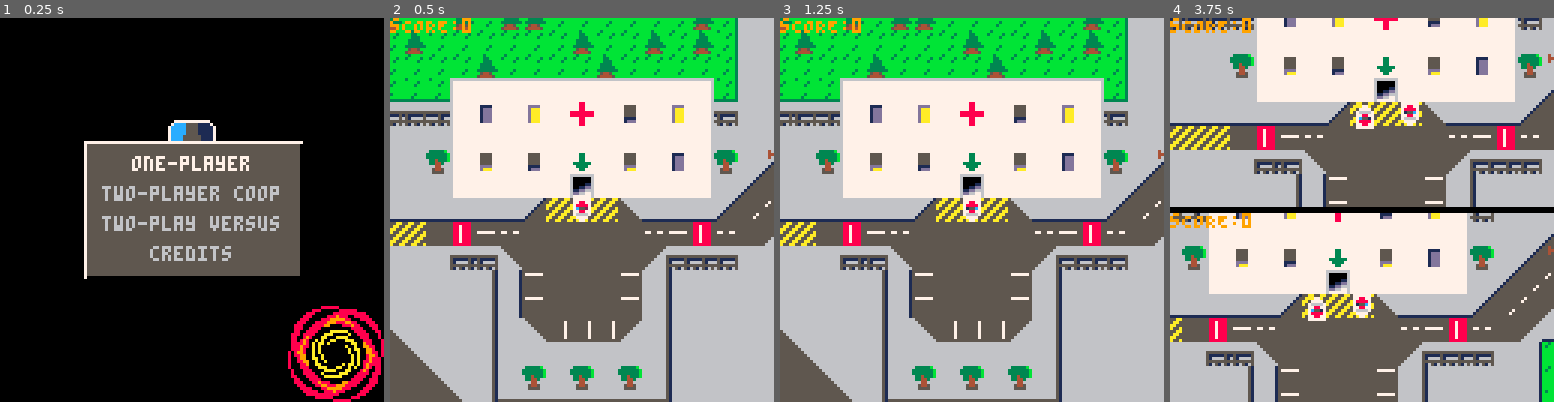
Above: before the commit, frames 1-4 (left to right).
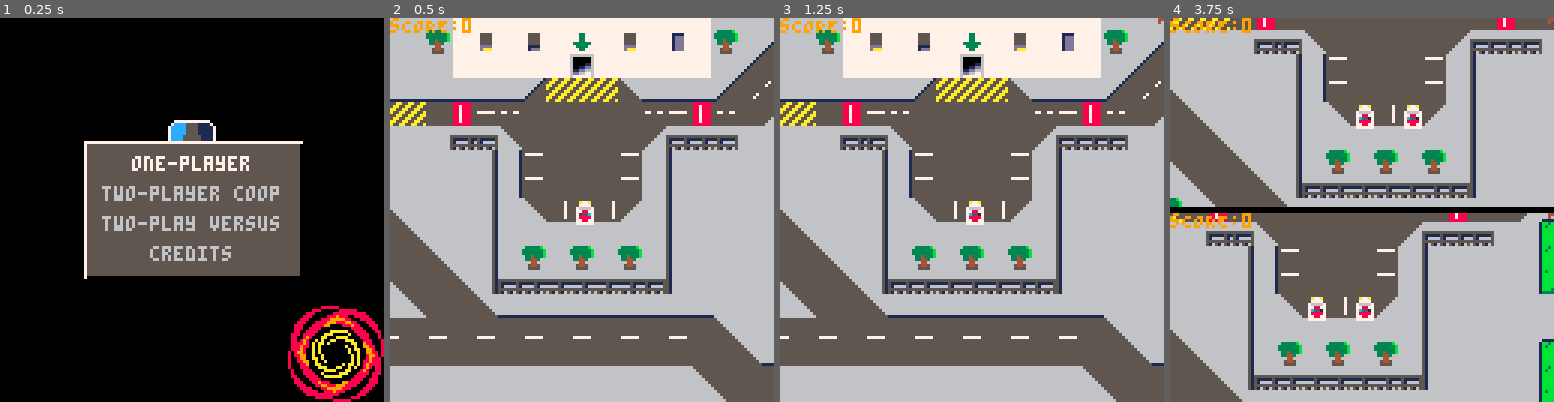
Above: after the commit, the same moments.

Repository: GraulierBrice/ludum-dare-46
Game: PICO-8 cartridge keep-it-alive.p8
Two runs of this game, one before a commit and one after it. Both use one fixed random seed, a clock stepped at 60 frames per second and the inputs below.
Inputs:
- Up to frame 1 (0.25 s): no input
- Up to frame 2 (0.5 s): tap X (X key) at 0.33 s
- Up to frame 3 (1.25 s): tap O (Z key) at 0.7 s; tap X (X key) at 1.07 s
- Up to frame 4 (3.75 s): hold Right 1.6-2.1 s; tap O (Z key) every 0.4 s from 1.7 to 3.7 s; tap X (X key) at 1.85, 2.97 s; hold Up 2.15-2.42 s; hold Right 2.47-3.03 s; hold Left 3.08-3.58 s; hold Down from 3.63 s (still down)

Frame 1 is identical in both runs. In frame 2, 72% of the frame differs, in the area x 0-100%, y 0-100%; in frame 3, 72%; in frame 4, 65%.

Commit message:
add random patient spawning

Diff:
--- a/keep-it-alive.p8
+++ b/keep-it-alive.p8
@@ -39,12 +39,36 @@
 		},
 		{
 			spawns={
-				{{pos=vec_add(vec_mul(vector(93,16), vector(8,8)), vector(4,4)), rot=0.5}},
-				{{pos=vec_add(vec_mul(vector(92,16), vector(8,8)), vector(4,4)), rot=0},
-				{pos=vec_add(vec_mul(vector(94,16), vector(8,8)), vector(4,4)), rot=0.5}}},
+				{{pos=vec_add(vec_mul(vector(93,21), vector(8,8)), vector(4,4)), rot=0}},
+				{{pos=vec_add(vec_mul(vector(92,21), vector(8,8)), vector(4,4)), rot=0},
+				{pos=vec_add(vec_mul(vector(94,21), vector(8,8)), vector(4,4)), rot=0}}},
+			patients_spawns={
+				vec_mul(vector(78,27), vector(8,8)),
+				vec_mul(vector(72,6), vector(8,8)),
+				vec_mul(vector(90,3), vector(8,8)),
+				vec_mul(vector(94,3), vector(8,8)),
+				vec_mul(vector(97,3), vector(8,8)),
+				vec_mul(vector(122,8), vector(8,8)),
+				vec_mul(vector(123,20), vector(8,8))
+			},
+			delay_between_patients=5,
+			patients_spawn_rates={
+				{10, 0.2},
+				{14, 0.2},
+				{11, 0.2},
+				{8, 0.125},
+				{1, 0.125},
+				{4, 0.05},
+				{-1, 0.10},
+			},
+			morphines={
+				vec_mul(vector(91,6), vector(8,8)),
+				vec_mul(vector(69,20), vector(8,8)),
+				vec_mul(vector(117,26), vector(8,8))
+			},
 			corners={upper_left=vector(6,0), bottom_right=vector(39,21)}
 
-		},
+		}
 	}
 
 	cam=vector(0,0)
@@ -85,6 +109,7 @@
 dropzones={}
 gum={}
 morphines={}
+time_to_spawn_patient=0
 function game_start(nb_players, map, mode)
 	--music(0)
 	game.play=true
@@ -100,16 +125,8 @@
 		cars[i].score = 0
 	end
 	if (mode==2) cars[2].score=nil
-	default_patient(109*8,14*8,12)
-	default_patient(110*8,14*8,10)
-	default_patient(111*8,14*8,14)
-	default_patient(112*8,14*8,8)
-	default_patient(113*8,14*8,11)
-	default_patient(114*8,14*8,1)
-	default_patient(115*8,14*8,4)
-	--default_patient(27*8,84)
-	morphine(115*8,16*8)
-
+
+	time_to_spawn_patient=0
 
 	--add(patients, collider(21*8,10,0,8,8,true))
 	add(dropzones, collider(93*8+4,16*8+4,0,8,24,true, dropzone_hit))
@@ -129,6 +146,12 @@
 	for morphine in all(morphines)do
 		update_morphine(morphine)
 	end
+	if (time_to_spawn_patient <= 0) then
+		spawn_patient()
+	else
+		time_to_spawn_patient -= phy.dt
+	end
+
 	physics_update()
 end
 
@@ -144,6 +167,37 @@
 		local left = vec_add(cam, vector(0, 63))
 		local right = vec_add(cam, vector(128, 64))
 		rectfill(left.x, left.y, right.x, right.y, 0)
+	end
+end
+
+function spawn_patient()
+	local r = rnd()
+	local s = 0
+
+	for rate in all(maps[game.map_id].patients_spawn_rates) do
+		s+=rate[2]
+		if (r < s) then
+			local spwn = nil
+			for i in all(randomPermutation(#maps[game.map_id].patients_spawns)) do
+				local m = maps[game.map_id].patients_spawns[i]
+				local free = true
+				for col in all(colliders) do
+					if (col.pos.x==m.x and col.pos.y==m.y) then
+						free = false
+						break
+					end
+				end
+				if (free) then
+					spwn = m
+					break
+				end
+			end
+			if (spwn != nil) then
+				time_to_spawn_patient = maps[game.map_id].delay_between_patients
+				default_patient(spwn.x, spwn.y, rate[1])
+				break
+			end
+		end
 	end
 end
 
@@ -516,7 +570,9 @@
 	for i=1, #colliders do
 		local col = colliders[i]
 		if (col != rb) then
-			data=rb_col_response(rb, col, data)
+			if (abs(col.pos.x-rb.pos.x)<16 and abs(col.pos.y-rb.pos.y)<16) then
+				data=rb_col_response(rb, col, data)
+			end
 		end
 	end
 
@@ -604,14 +660,15 @@
 	local q=tr_point(c, p)
 	local n
 	local angle = atan2(q.x, q.y)
-		if (angle<0.125)  then n = col_left(c)
-	elseif (angle==0.125) then n = vec_add(col_left(c), col_up(c))
-	elseif (angle<0.375)  then n = col_up(c)
-	elseif (angle==0.375) then n = vec_add(col_right(c), col_up(c))
-	elseif (angle<0.625)  then n = col_right(c)
-	elseif (angle==0.625) then n = vec_add(col_right(c), col_down(c))
-	elseif (angle<0.875)  then n = col_down(c)
-	elseif (angle==0.875) then n = vec_add(col_left(c), col_down(c))
+	local threshold = 0.125--atan2(c.w/2, c.h/2)
+		if (angle<threshold)  then n = col_left(c)
+	elseif (angle==threshold) then n = vec_add(col_left(c), col_up(c))
+	elseif (angle<threshold*3)  then n = col_up(c)
+	elseif (angle==threshold*3) then n = vec_add(col_right(c), col_up(c))
+	elseif (angle<threshold*5)  then n = col_right(c)
+	elseif (angle==threshold*5) then n = vec_add(col_right(c), col_down(c))
+	elseif (angle<threshold*7)  then n = col_down(c)
+	elseif (angle==threshold*7) then n = vec_add(col_left(c), col_down(c))
 	else                       n = col_left(c)
 	end
 	return vec_norm(n)
@@ -794,6 +851,21 @@
 		if (val==object) return true
 	end
 	return false
+end
+
+function randomPermutation(n)
+	local availables = {}
+	local permutation = {}
+	for i=1,n do
+		add(availables, i)
+	end
+	for i=1, n do
+		local j=(rnd()*1000)%#availables
+		local v=availables[j+1]
+		del(availables, v)
+		add(permutation, v)
+	end
+	return permutation
 end
 
 function colour_to_score(c)
@@ -903,12 +975,12 @@
 ff1dddff6effffffffffffffffffffe6ff1dddffffdaaaff68ffffffffffff86516516516666666665165165ddd1d1dd5dd5d151cccdcdccc5cd5dc566651666
 ff1dddff6effffffffffffffffffffe6ffffffffffffffff8ffffffffffffff8555555555555555555555555dddddddd55555555555555555555555566651666
 55555555555555555555555555555555666666665555555555555555555555555555555551666666666666515555555555555555555555555555555555555555
-5ffffffffffffffffffffff555555555666666665575555555555555555555555555575551666666666666515755555557777775555555555555555555555555
-5ffffffffffffffffffffff555555555666666665755555555555555555555555555557551666666666666515755555555555555555555555555555555555555
-5ffffffffffffffffffffff555555555666666665555555555555555555555555555555551666666666666515755555555555555555555555777777555555555
-5ffffffffffffffffffffff555555555666666665555555555555555555555555555555551666666666666515755555555555555555555555555555557777775
-5ffffffffffffffffffffff555555555666666665555555555555575575555555555555551666666666666515755555555555555555555555555555555555555
-5ffffffffffffffffffffff555555555666666665555555555555755557555555555555551666666666666515755555555555555577777755555555555555555
+5ffffffffffffffffffffff555555555699966665575555555555555555555555555575551666666666666515755555557777775555555555555555555555555
+5ffffffffffffffffffffff555555555966999665755555555555555555555555555557551666666666666515755555555555555555555555555555555555555
+5ffffffffffffffffffffff555555555999669665555555555555555555555555555555551666666666666515755555555555555555555555777777555555555
+5ffffffffffffffffffffff555555555696699665555555555555555555555555555555551666666666666515755555555555555555555555555555557777775
+5ffffffffffffffffffffff555555555699969665555555555555575575555555555555551666666666666515755555555555555555555555555555555555555
+5ffffffffffffffffffffff555555555699996665555555555555755557555555555555551666666666666515755555555555555577777755555555555555555
 5ffffffffffffffffffffff555555555666666665555555555555555555555555555555551666666666666515555555555555555555555555555555555555555
 88888888766666660000000000000000000000000000000000000000000000000000000000000000000000000000000000000000000000000000000000000000
 ffffffff776666660000000000000000000000000000000000000000000000000000000000000000000000000000000000000000000000000000000000000000
@@ -935,7 +1007,7 @@
 00000000000000000000000000000000000000000000000000000000000000000000000000000000000000000000000008889800a0a000000000a0aa00998008
 00000000000000000000000000000000000000000000000000000000000000000000000000000000000000000000000080899800a0a000000000a00a00998808
 __gff__
-0000000000000000000000000000000001010100010101010000000400040101010101010101010101010101040404040101010101010101010101010101010101010101010101010001010000000000010100000000000000000000000000000000000000000000000000000000000000000000000000000000000000000000
+0000000000000000000000000000000001010100010101010000000400040101010101010101010101010101040404040101010101010101010101010101010101010101010000000001010000000000010100000000000000000000000000000000000000000000000000000000000000000000000000000000000000000000
 0102020000000000000000000000000001090100000000000000000000000000010104000000000000000000000000000000000000000000000000000000000000000000000000000000000000000000000000000000000000000000000000000000000000000000000000000000000000000000000000000000000000000000
 __map__
 000000000000000000000000000000000000000000000000000000000000000000000000000000000000000000000000000000000000000000000000000000002b0f0f220f0f0f0f0f0f0f0f0f0f0f0f1e28292929292a1e0f36370f0f36370f0f36370f0f0f0f0f0f0f0f0f0f0e3b2b2b2b0f0f0f0f0f0f0f0f0f0f0f0f0f0f
@@ -951,11 +1023,11 @@
 000000000000000000000000000000000000000000000000000000000000000000000000000000000000000000000000000000000000000000000000000000002b0e1f2d0f0f0f0f0f1c1c0f0f1b0f0f1b0e2c2c1f2c2c2c2c1f2c2c2c2c1f2c2c2c2c2d0f0f0f0f0f0e084b0f0e3b2b2b2b1e0e1c1c0e2c2c2c2c2d0f1c1c0f
 000000000000000000000000000000000000000000000000000000000000000000000000000000000000000000000000000000000000000000000000000000002b0e2e2f0f0f0f0f0f1c1c090f0f0f0f0f0e2e2e2e2e2e2e24252525252525252525262f0f0f0f0f0f0e084b0f0e3c3d3d3e0f0c1c1c0e2c2c2c1f2d0f1c1c0f
 000000000000000000000000000000000000000000000000000000000000000000000000000000000000000000000000000000000000000000000000000000002b0f0d0d0f0f0f0f0f0a1c1c090f0f0f0f0f282a2a2a2a2921162217221022142217232a0f0f0f0d0d0c1c1c090d0d0d0d0d0c1c1c1c0e2c2c2c2c2d0f1c1c0f
-000000000000000000000000000000000000000000000000000000000000000000000000000000000000000000000000000000000000000000000000000000002b0e2c2d0f0f0f0f0f0f0a1c1c090f0f0f0f0f0f0f0f0f0f21222222222222222222230f0f0f0c1c4d1c1c1c43434d4d4d4d1c1c1c1c0e2c2c2c2c2d0f1c1c0f
-000000000000000000000000000000000000000000000000000000000000000000000000000000000000000000000000000000000000000000000000000000002b0e1f2d0f1b0f0f0f0f0f0a1c1c090f0f0f0f0f0f0f0f1e21152214221122152216231e0f0c46454c1c1c1c431c4c4c4c4c1c1c1c1c0e2c2c1f2c2d0f1c1c0f
+000000000000000000000000000000000000000000000000000000000000000000000000000000000000000000000000000000000000000000000000000000002b0e2c2d0f0f0f0f0f0f0a1c1c090f0f0f0f0f0f0f0f0f0f21222222222222222222230f0f0f0c1c4d1c1c1c1c1c4d4d4d4d1c1c1c1c0e2c2c2c2c2d0f1c1c0f
+000000000000000000000000000000000000000000000000000000000000000000000000000000000000000000000000000000000000000000000000000000002b0e1f2d0f1b0f0f0f0f0f0a1c1c090f0f0f0f0f0f0f0f1e21152214221122152216231e0f0c46454c1c1c1c1c1c4c4c4c4c1c1c1c1c0e2c2c1f2c2d0f1c1c0f
 000000000000000000000000000000000000000000000000000000000000000000000000000000000000000000000000000000000000000000000000000000003e0e2e2f0f0f0f0f0f0f0f0f0a1c1c090f0f0f0f0f0f0f0f21222222222022222222230f0c46450b0f0a1c1c0b0f0f0f0f0f0a1c1c1c0e2e2e2e2e2f0f1c1c0f
 000000000000000000000000000000000000000000000000000000000000000000000000000000000000000000000000000000000000000000000000000000000d0d0d0d0d0f0f0f0f0f0f0f0f0a1c1c090d0d0d0d0d0d0d0d0d0d0c131313090d0d0d0c46450b0f0f0e084b0f0f3839393a0f0a1c1c0f0f0f0f0f0f0c1c1c0f
-000000000000000000000000000000000000000000000000000000000000000000000000000000000000000000000000000000000000000000000000000000004d4d4d4d4d4d4d4d4d4d4d4d4d1c1c1c1c1c13131313131c1d4e181c1c1c1c1c184e1d181c0b0d0d0d0e084b0f0e3b3b3b3b0f0f431c0f0f0f0f0c1c1c1c1c09
+000000000000000000000000000000000000000000000000000000000000000000000000000000000000000000000000000000000000000000000000000000004d4d4d4d4d4d4d4d4d4d4d4d4d1c1c1c1c1c13131313131c1d4e181c1c1c1c1c184e1d181c0b0d0d0d0e084b0f0e3b3b3b3b0f0f1c1c0f0f0f0f0c1c1c1c1c09
 000000000000000000000000000000000000000000000000000000000000000000000000000000000000000000000000000000000000000000000000000000001c1c1c1c1c1c1c1c1c1c1c1c1c1c1c1c1c1c090f0f0f0f0f282a0a1c1c1c1c1c0b28292a0f0e2c2c2d0e084b0f0e3b2b2b2b1e0f084b0f0f0f0c1c1c1c1c1c1c
 000000000000002425252525252525252526000000000000000000000000000000000000000000000000000000000000000000000000000000000000000000004c4c4c4c4c4c4c4c4c4c4c4c4c1c1c1c1c1c1c090f0f0f0f0f4a0e4c1c1c1c4c0f490f0f0f0e2c1f2d0e084b0f0e3b2b2b2b0f0f084b0f0f0f1c1c0b0f0a1c1c
 000000000000002115221522102214221523000000000000000000000000000000000000000000000000000000000000000000000000000000000000000000003a0f0d0d0f0f0f0f0f0f0f0f0f0f0f0f0f0a1c1c090f0f0f0f4a0e4c1c1c1c4c0f490f0f0f0e2e2e2f0e084b0f0e3b2b2b2b0f0f084b0f0f0f1c1c0f1b0f1c1c
@@ -966,91 +1038,91 @@
 000000000000001d1818181818181818181d000000000000000000000000000000000000000000000000000000000000000000000000000000000000000000002b0e2d2d0f0f0f0f0f0f0d31343430330d3130331e0f0a1c1c090d0d0d0d0d0d0d0d0d0f0f0e2e2e2f0e084b0f0e3b2b2b2b0f0f0f0a1c1c4d4d4d4d4d4d4d4d
 000000000000002b2b2b2b2b2b2b2b2b2b2b000000000000000000000000000000000000000000000000000000000000000000000000000000000000000000002b0e1f2d0f1b0f0f0f0f0a1c1c1c1c1c1c1c1c1c1c4d1c4d1c4d1c4d1c4d1c4d1c4d1c090f0f0f0f0f0e084b0f0e3b2b2b2b0f0f0f0e1c1c1c1c1c1c1c1c1c1c
 000000000000000000000000000000000000000000000000000000000000000000000000000000000000000000000000000000000000000000000000000000002b0e2f2f0f0f0f0f0f0f0f0f0f0c1c0f0f0f0f0a1c1c1c1c1c1c1c1c1c1c1c1c1c1c1c1c090d0d0d0d0c1c1c0f0e3b2b2b2b1e0f0f0c1c1c4c4c4c4c4c4c4c4c
-000000000000000000000000000000000000000000000000000000000000000000000000000000000000000000000000000000000000000000000000000000002b0f0d0d0f0f0f0f0f0f0f1e0f4c1c0f1e0f0f0f0f0f0f0f0f0f0f0f0f0f0f0f0f0f0a1c1c1c1c4d1c4d1c1c0f0e3b2b2b2b0f0f0c46450b0f0f0f0f0f0f4444
-000000000000000000000000000000000000000000000000000000000000000000000000000000000000000000000000000000000000000000000000000000002b0e2c2d0f0f0f0f0f0f0f0f0f4c1c0f0f0f0f0f0f0f0f0f0f0f0f0f0f0f0f0f0f0f0f0a1c1c1c1c1c1c1c0b0f0e3c3d3d3e0d0c46450b0f0f0f0f0f0f0f4444
-000000000000000000000000000000000000000000000000000000000000000000000000000000000000000000000000000000000000000000000000000000002b0e1f2d0f1b0f0f0f0f0f1e0f4c1c0f1e0f0f0f0f0f0f0f0f0f0f0f0f0f0f0f0f0f0f0f0f0f0f0f0f0f0f0f0f0c1c1c1c1c1c46450b44444444444444444444
-000000000000000000000000000000000000000000000000000000000000000000000000000000000000000000000000000000000000000000000000000000002b0e2e2f0f0f0f0f0f0f0f0f0f0f0f0f0f0f0f0f0f0f0f0f0f0f0f0f0f0f0f0f0f0f0f0f0f0f0f0f0f0f0f0f0c08080808081c1c0b4444444444444444444444
-…(84 lines of a section not shown)…
+000000000000000000000000000000000000000000000000000000000000000000000000000000000000000000000000000000000000000000000000000000002b0f0d0d0f0f0f0f0f0f0f1e0f4c1c0f1e0f0f0f0f0f0f0f0f0f0f0f0f0f0f0f0f0f0a1c1c1c1c4d1c4d1c1c0f0e3b2b2b2b0f0f0c46450b0f0f0f0f0f0f0f0f
+000000000000000000000000000000000000000000000000000000000000000000000000000000000000000000000000000000000000000000000000000000002b0e2c2d0f0f0f0f0f0f0f0f0f4c1c0f0f0f0f0f0f0f0f0f0f0f0f0f0f0f0f0f0f0f0f0a1c1c1c1c1c1c1c0b0f0e3c3d3d3e0d0c46450b0f0f0f0f0f0f0f0f0f
+000000000000000000000000000000000000000000000000000000000000000000000000000000000000000000000000000000000000000000000000000000002b0e1f2d0f1b0f0f0f0f0f1e0f4c1c0f1e0f0f0f0f0f0f0f0f0f0f0f0f0f0f0f0f0f0f0f0f0f0f0f0f0f0f0f0f0c1c1c1c1c1c46450b0f0f0f0f0f0f0f0f0f0f
+000000000000000000000000000000000000000000000000000000000000000000000000000000000000000000000000000000000000000000000000000000002b0e2e2f0f0f0f0f0f0f0f0f0f0f0f0f0f0f0f0f0f0f0f0f0f0f0f0f0f0f0f0f0f0f0f0f0f0f0f0f0f0f0f0f0c08080808081c1c0b0f0f0f0f0f0f0f0f0f0f0f
+…(84 lines of a section not shown)…
